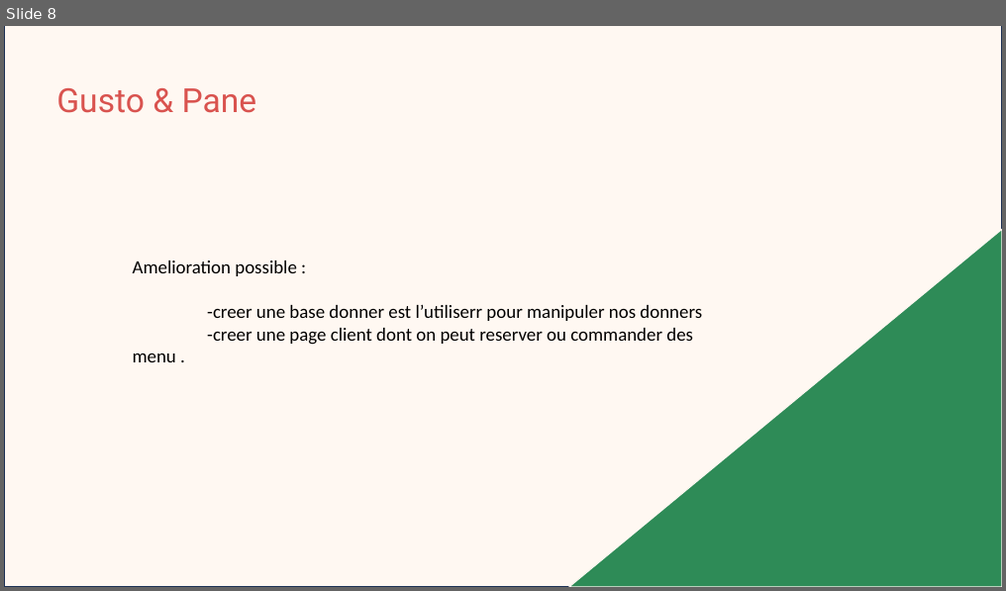
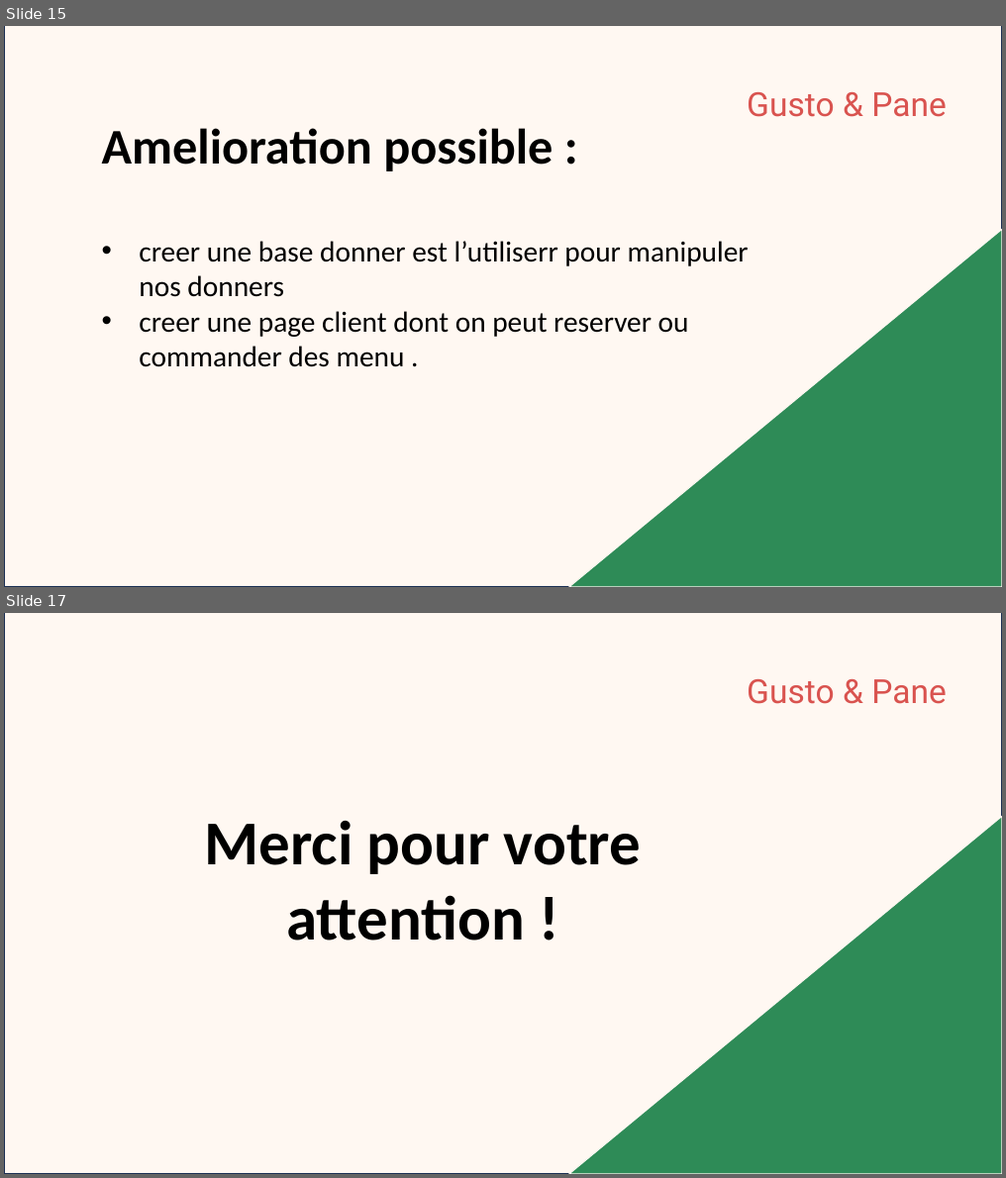
Before and after one commit to anaskablaoui/Gusto-pane, a slide deck: Présentation1.pptx. Shown one above the other, each under a label of ours: slide 8 before the commit, slides 15 and 17 after it; the slides between them are not shown. The pictures are 1006x591 and 1006x1178 pixels, drawn with LibreOffice and Linux fonts; fonts in the diff are those of the drawing. Boxes give left, top, right and bottom in pixels: in the first picture for what was removed or moved away, otherwise in the second. Text is boxed around its words. In the diff, an @@ line names an element or a change of style, - is before the commit and + after.

```diff
--- a/Présentation1.pptx
+++ b/Présentation1.pptx
@@ slide 17 added at [4, 613, 1002, 1174], background #FFFFFF @@
@@ rectangle added at [4, 613, 1002, 1174], fill #FFF8F2, outline #1E3256 1 pt @@
@@ text added at [746, 679, 946, 704], 32 pt, text #D9534F @@
+Gusto & Pane
@@ text added at [205, 820, 641, 941], 60 pt, text #000000, bold @@
+Merci pour votre attention !
@@ right triangle added at [569, 817, 1002, 1174], fill #2E8B57, outline #FFF8F2 1 pt @@
@@ what was slide 8 is now slide 15 @@
@@ slide 15 changed as well @@
@@ text "Gusto & Pane": place and size @@
-text "Gusto & Pane" at [56, 88, 257, 113]
+text "Gusto & Pane" at [746, 92, 946, 117]
@@ text added at [102, 128, 552, 172], 48 pt, text #000000, bold @@
+Amelioration possible :
@@ text at [139, 241, 748, 368]: text changed; size 18 to 28 pt @@
-Amelioration possible :
--creer une base donner est l’utiliserr pour manipuler nos donners
--creer une page client dont on peut reserver ou commander des menu .
+• creer une base donner est l’utiliserr pour manipuler nos donners
+• creer une page client dont on peut reserver ou commander des menu .
```
Also in this commit, not shown: 6 other slides changed, 3 other slides added, 1 slide removed.
